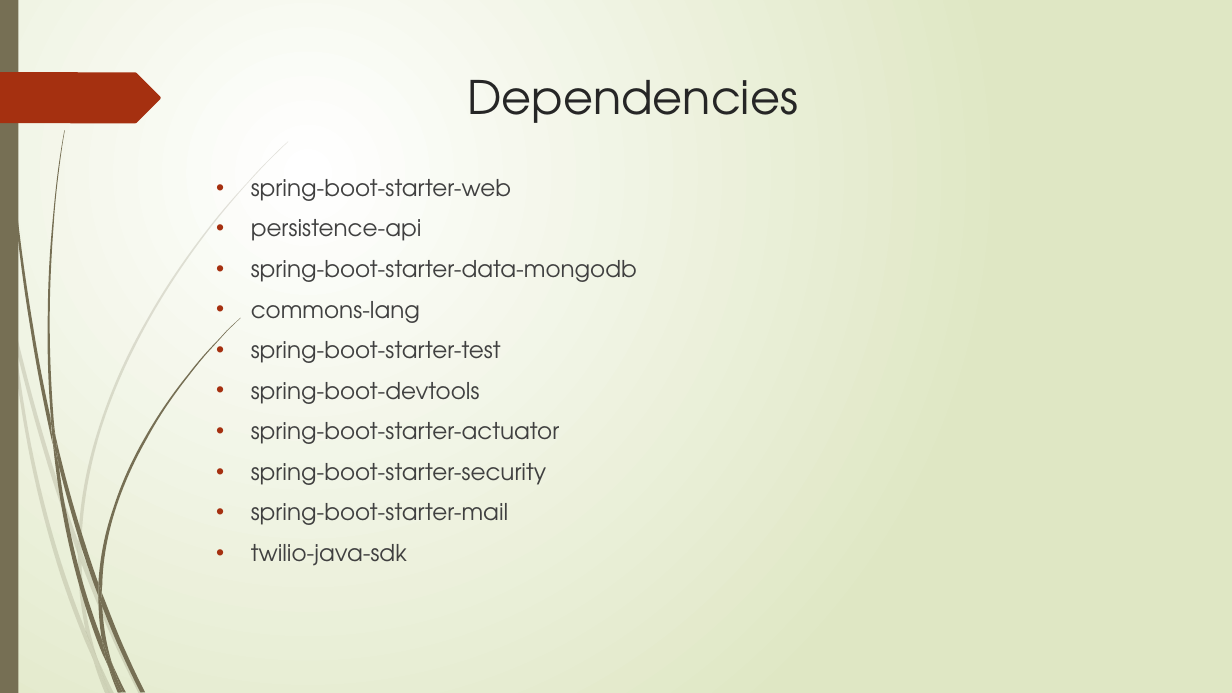
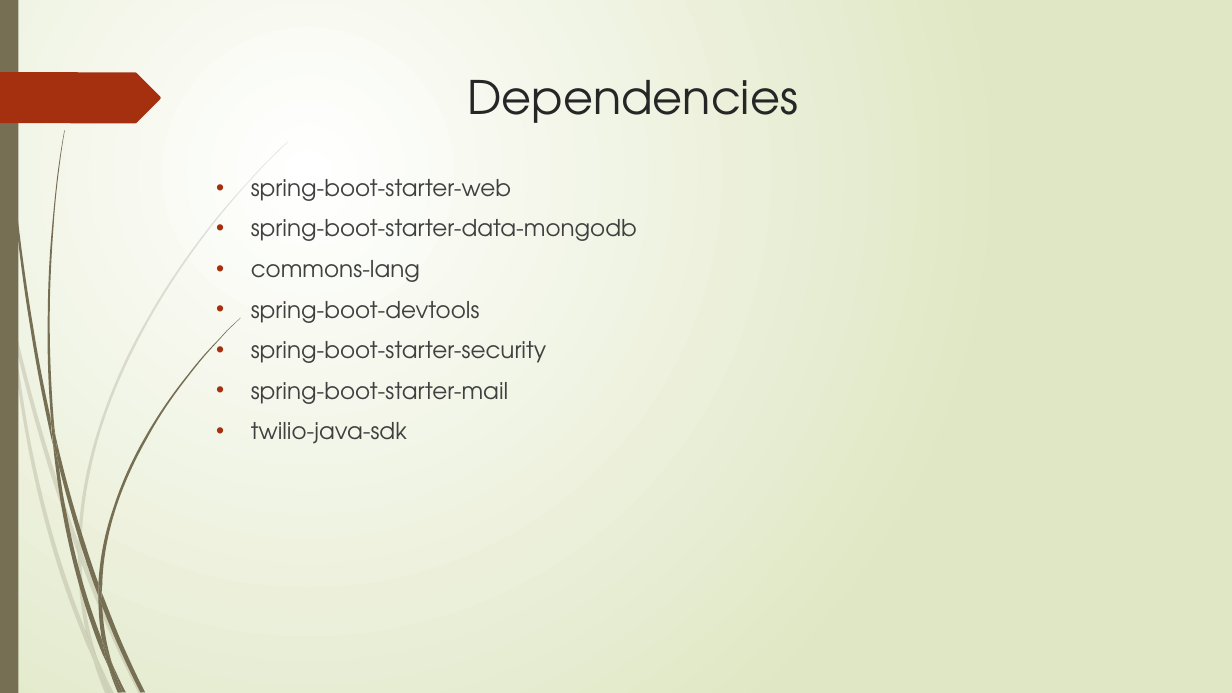
Before and after one commit to Alok0587/QURE, a slide deck: slide 13 of presentation/QURE PPT.pptx. Drawn at 1232x693 pixels with LibreOffice and Linux fonts; fonts in the diff are those of the drawing. Boxes give left, top, right and bottom in pixels: in the first picture for what was removed or moved away, otherwise in the second. Text is boxed around its words. In the diff, an @@ line names an element or a change of style, - is before the commit and + after.

```diff
--- a/presentation/QURE PPT.pptx
+++ b/presentation/QURE PPT.pptx
@@ text at (251, 219, 422, 241): paragraph removed @@
-• persistence-api
@@ text at (251, 341, 501, 363): paragraph removed @@
-• spring-boot-starter-test
@@ text at (251, 422, 559, 444): paragraph removed @@
-• spring-boot-starter-actuator
```
Also in this commit, not shown: 2 other slides changed.
